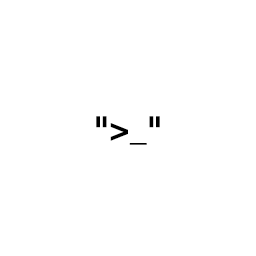
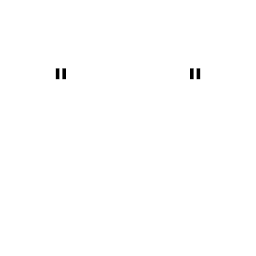
Revision of a layered (256, 256) image; what changed, layer by layer:
renamed "'>_'" to "'TODAY'", painted on it over [55, 68, 201, 145]
